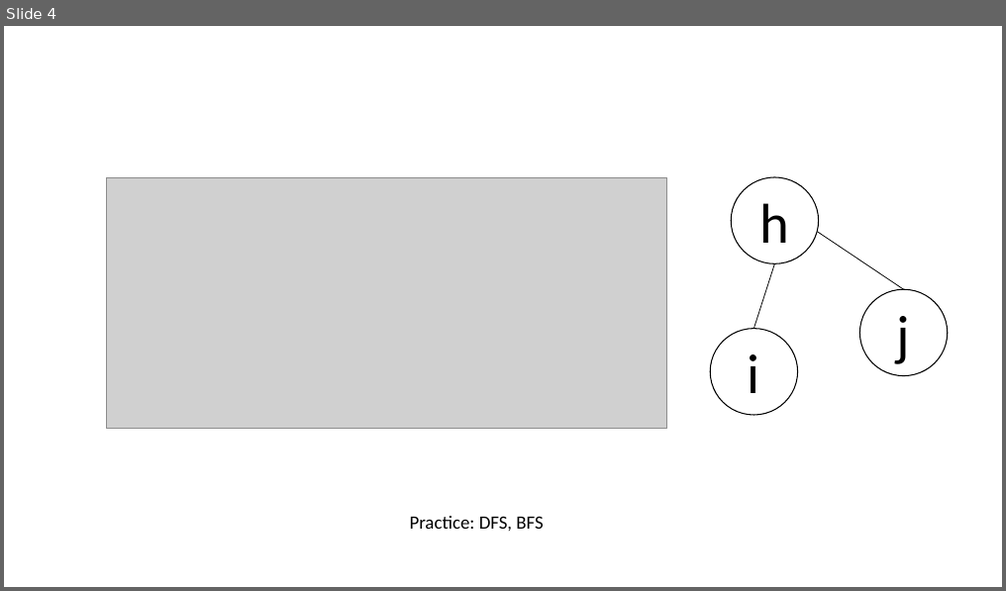
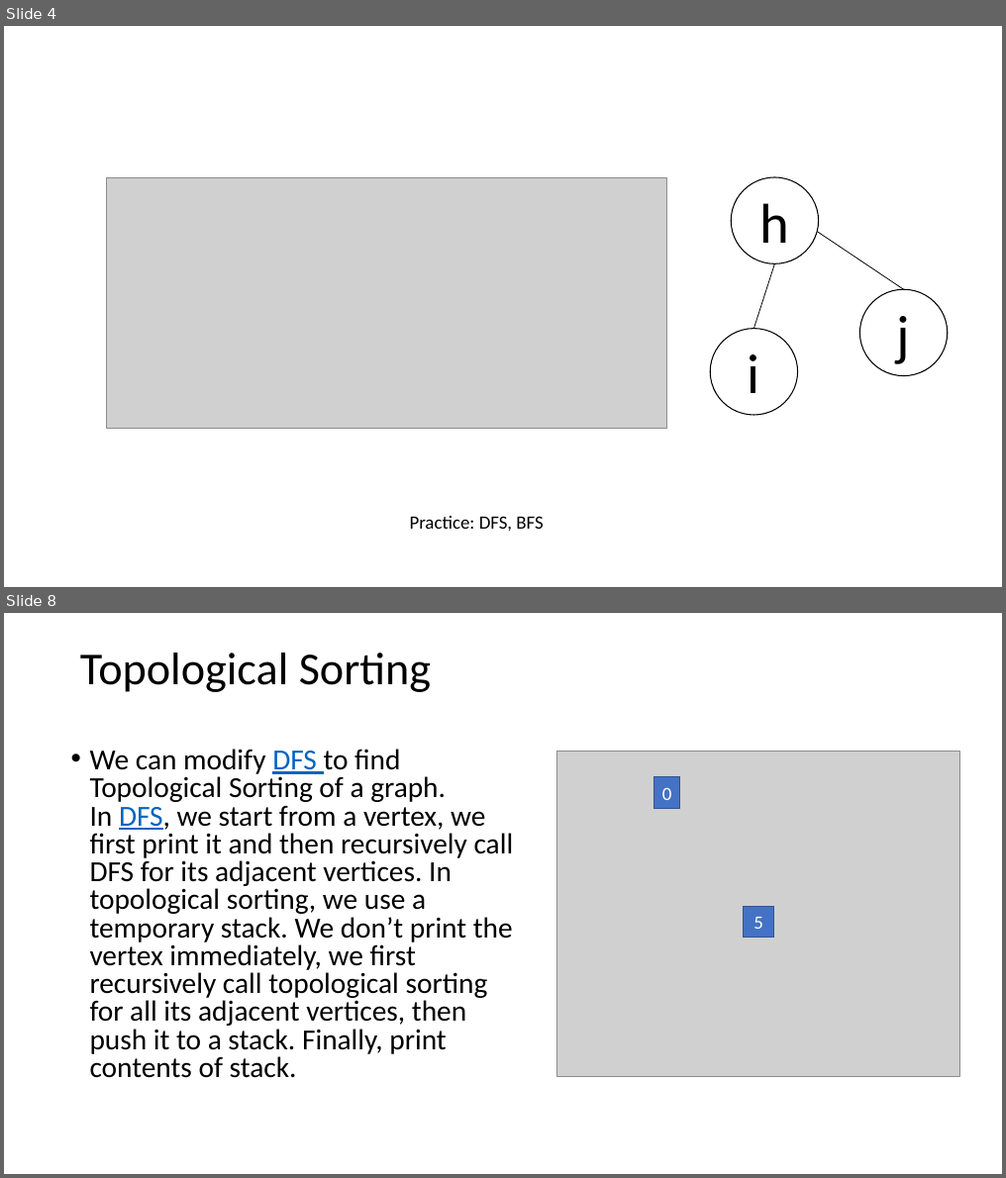
Before and after one commit to CMPT306/CMPT306.github.io, a slide deck: handouts/graphs/Graph Examples.pptx. Shown one above the other, each under a label of ours: slide 4 before the commit, slides 4 and 8 after it; the slides between them are not shown. The pictures are 1006x591 and 1006x1178 pixels, drawn with LibreOffice and Linux fonts; fonts in the diff are those of the drawing; grey boxes stand for pictures. Boxes give left, top, right and bottom in pixels: in the first picture for what was removed or moved away, otherwise in the second. Text is boxed around its words. In the diff, an @@ line names an element or a change of style, - is before the commit and + after.

Commit message:
graph

```diff
--- a/handouts/graphs/Graph Examples.pptx
+++ b/handouts/graphs/Graph Examples.pptx
@@ slide 8 added at [4,613,1002,1174], background #FFFFFF @@
@@ title added at [80,653,431,692], 44 pt, text #000000 @@
+Topological Sorting
@@ text added at [90,749,514,1078], 28 pt, text #000000 @@
+• We can modify DFS to find Topological Sorting of a graph. In DFS, we start from a vertex, we first print it and then recursively call DFS for its adjacent vertices. In topological sorting, we use a temporary stack. We don’t print the vertex immediately, we first recursively call topological sorting for all its adjacent vertices, then push it to a stack. Finally, print contents of stack.
@@ picture added at [557,752,960,1076] @@
@@ rectangle added at [654,777,680,808], fill #4472C4, outline #325491 1 pt, 18 pt, text #FFFFFF @@
+0
@@ rectangle added at [744,906,773,938], fill #4472C4, outline #325491 1 pt, 18 pt, text #FFFFFF @@
+5
```
Also in this commit, not shown: 4 other slides added, 1 slide removed.
